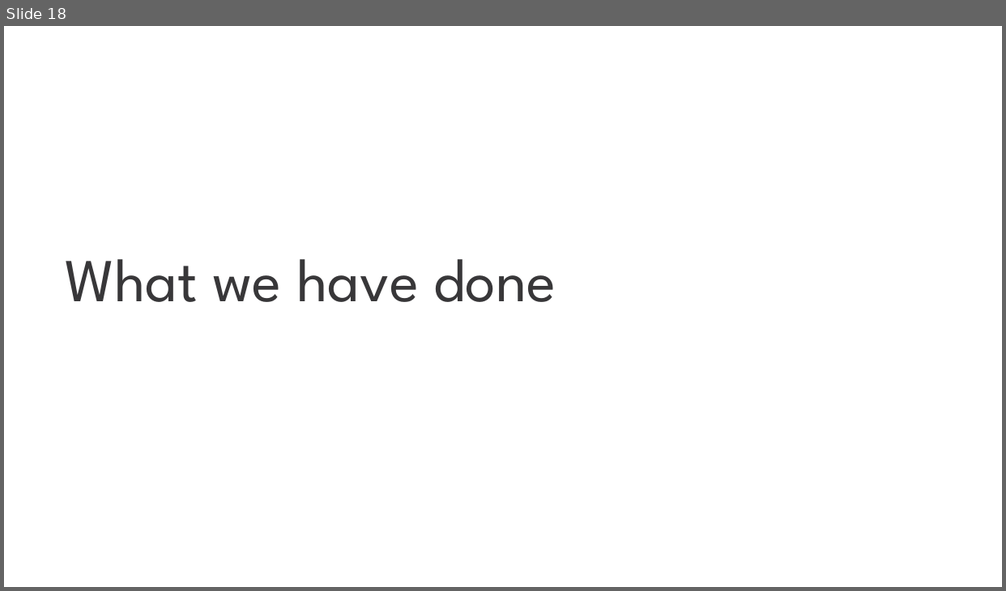
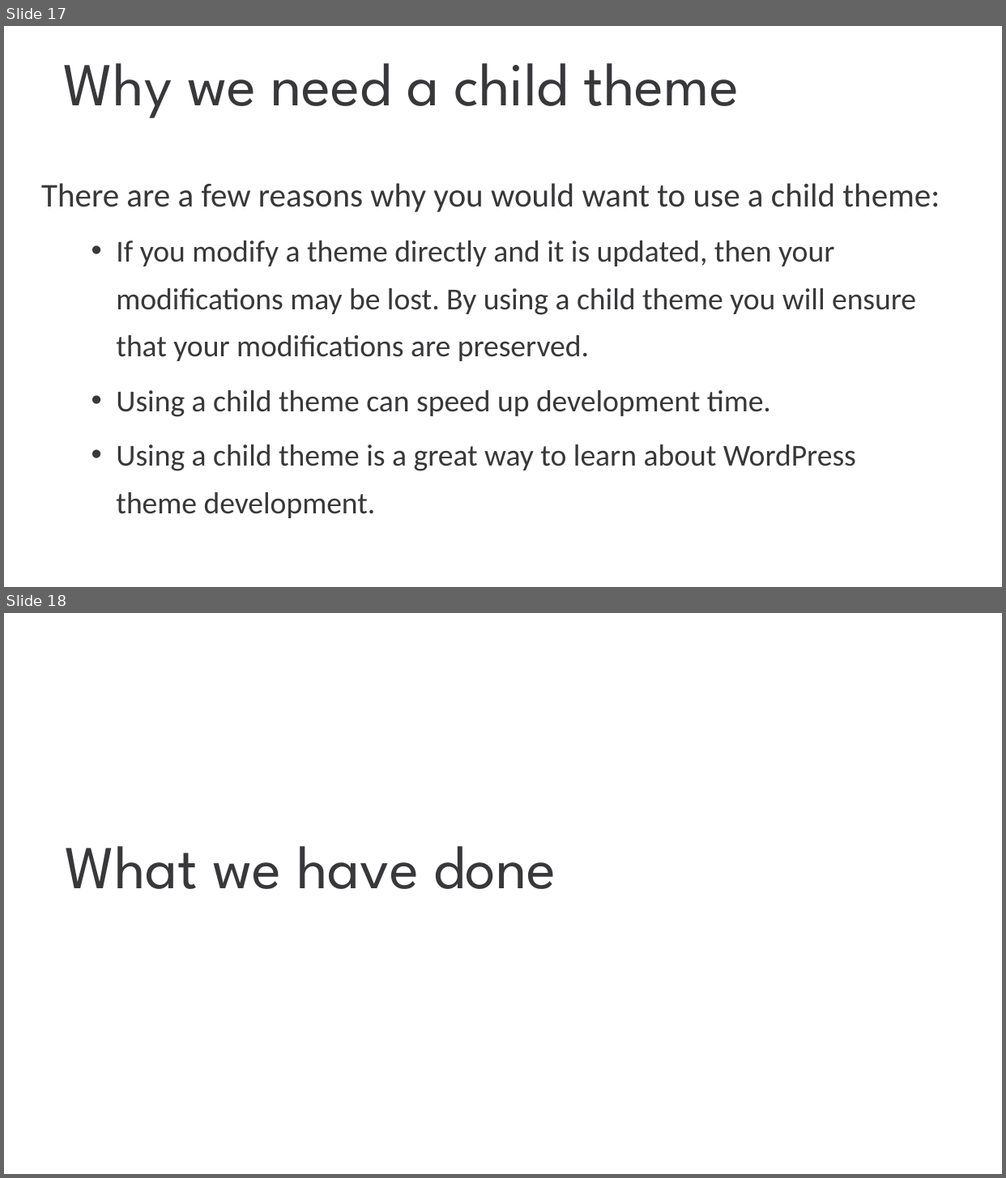
Before and after one commit to nam-tran-niteco/Wordpress-Demo, a slide deck: Wordpress Migration.pptx. Shown one above the other, each under a label of ours: slide 18 before the commit, slides 17 and 18 after it. The pictures are 1006x591 and 1006x1178 pixels, drawn with LibreOffice and Linux fonts; fonts in the diff are those of the drawing; background and template pictures are left out. Boxes give left, top, right and bottom in pixels: in the first picture for what was removed or moved away, otherwise in the second. Text is boxed around its words. In the diff, an @@ line names an element or a change of style, - is before the commit and + after.

```diff
--- a/Wordpress Migration.pptx
+++ b/Wordpress Migration.pptx
@@ slide 17 added at bbox=[4, 26, 1002, 587], background picture (left out) @@
@@ title added at bbox=[64, 63, 739, 118], 44 pt, text #383739 @@
+Why we need a child theme
@@ text added at bbox=[41, 183, 940, 518], 22 pt, text #383739 @@
+There are a few reasons why you would want to use a child theme:
+  • If you modify a theme directly and it is updated, then your modifications may be lost. By using a child theme you will ensure that your modifications are preserved.
+  • Using a child theme can speed up development time.
+  • Using a child theme is a great way to learn about WordPress theme development.
```
Also in this commit, not shown: 7 slides changed, 4 other slides added, 41 slides removed.
